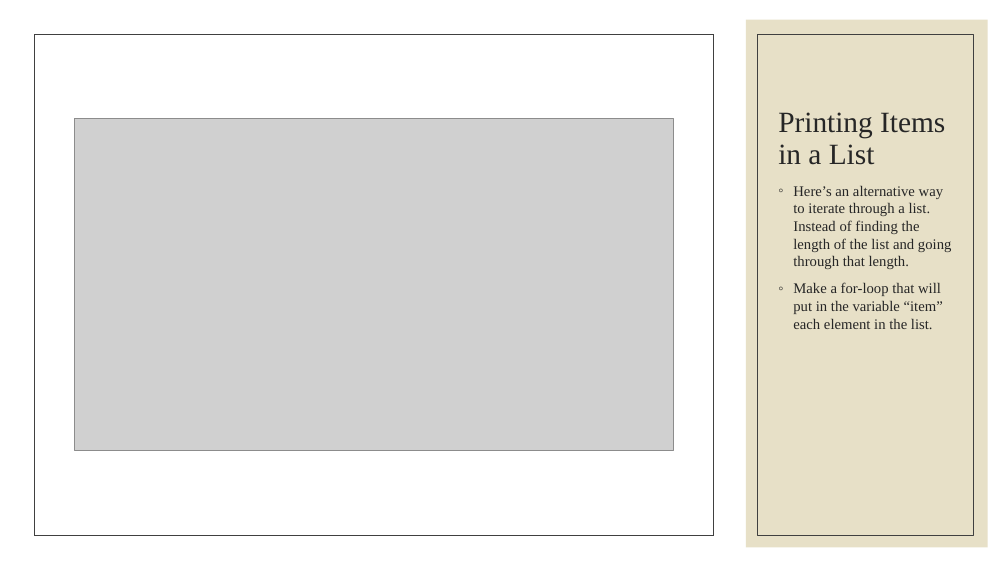
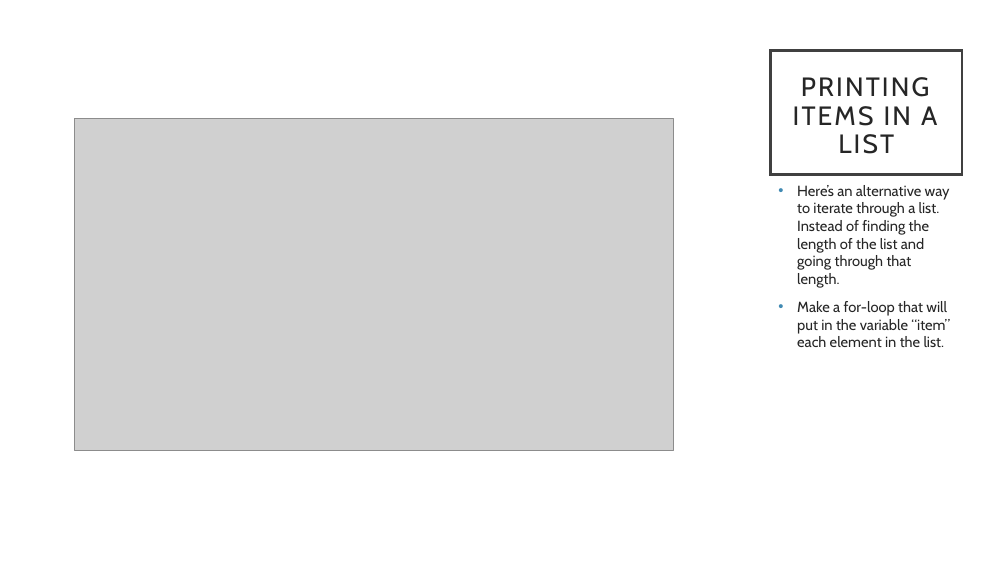
Before and after one commit to rsera/Junior-Knights, a slide deck: slide 18 of Python Day 8 Functions.pptx (slide 16 before the commit). Drawn at 1008x567 pixels with LibreOffice and Linux fonts; fonts in the diff are those of the drawing; grey boxes stand for pictures. Boxes give left, top, right and bottom in pixels: in the first picture for what was removed or moved away, otherwise in the second. Text is boxed around its words. In the diff, an @@ line names an element or a change of style, - is before the commit and + after.

```diff
--- a/Python Day 8 Functions.pptx
+++ b/Python Day 8 Functions.pptx
@@ rectangle removed at box(0, 0, 1008, 567) @@
@@ rectangle removed at box(746, 20, 988, 547) @@
@@ rectangle removed at box(34, 34, 713, 535) @@
@@ rectangle removed at box(757, 34, 973, 535) @@
@@ title "PRINTING ITEMS IN A LIST": place and size @@
-title "PRINTING ITEMS IN A LIST" at box(778, 112, 945, 165)
+title "PRINTING ITEMS IN A LIST" at box(771, 51, 962, 175)
@@ title "PRINTING ITEMS IN A LIST" at box(771, 51, 962, 175): fill none to #FFFFFF; outline none to #404040 2.5 pt @@
@@ title at box(793, 77, 937, 154): text changed; size 28 to 25.2 pt; font Times New Roman to Cabin @@
-Printing Items in a List
+PRINTING ITEMS IN A LIST
@@ text "Here’s an alternative way to ..." at box(797, 185, 950, 347): font Times New Roman to Cabin; bullet ◦ to •; more space between paragraphs; bullet colour #262626 to #418AB3 @@
```
Also in this commit, not shown: 19 other slides changed, 2 slides added, 13 other files.
